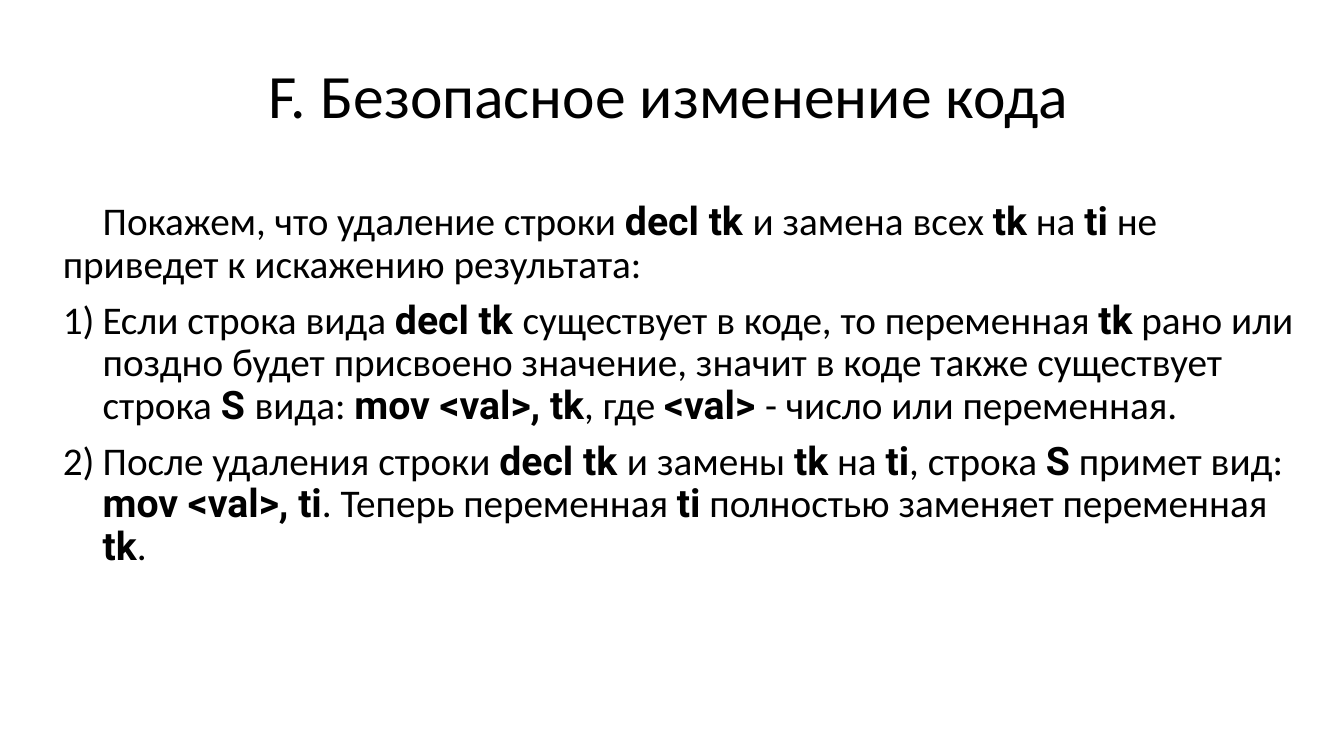
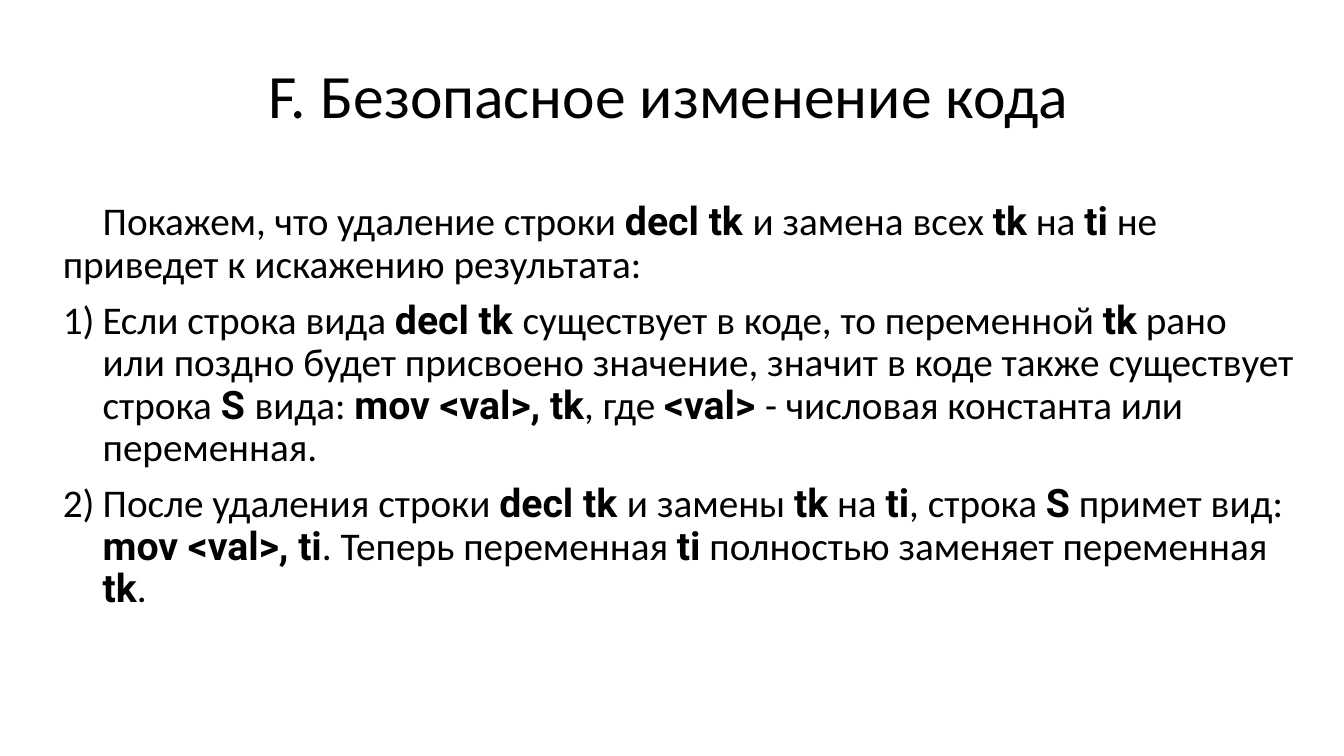
Before and after one commit to goddamnteam/korzun, a slide deck: slide 37 of task3.pptx. Drawn at 1344x756 pixels with LibreOffice and Linux fonts; fonts in the diff are those of the drawing. Boxes give left, top, right and bottom in pixels: in the first picture for what was removed or moved away, otherwise in the second. Text is boxed around its words. In the diff, an @@ line names an element or a change of style, - is before the commit and + after.

```diff
--- a/task3.pptx
+++ b/task3.pptx
@@ text at (103, 304, 1294, 468): text changed @@
-1) Если строка вида decl tk существует в коде, то переменная tk рано или поздно будет присвоено значение, значит в коде также существует строка S вида: mov <val>, tk, где <val> - число или переменная.
+1) Если строка вида decl tk существует в коде, то переменной tk рано или поздно будет присвоено значение, значит в коде также существует строка S вида: mov <val>, tk, где <val> - числовая константа или переменная.
```
Also in this commit, not shown: 2 other slides changed.
